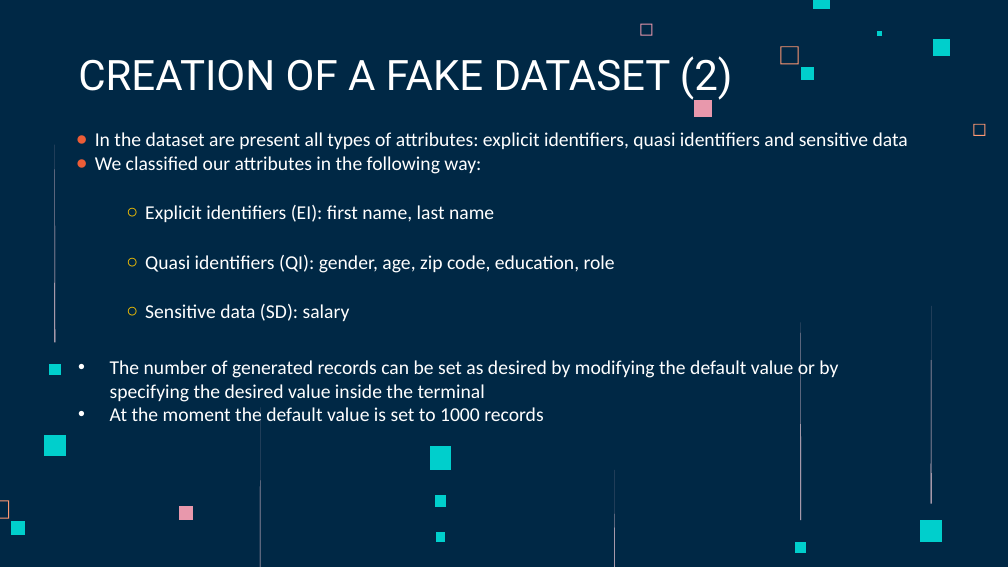
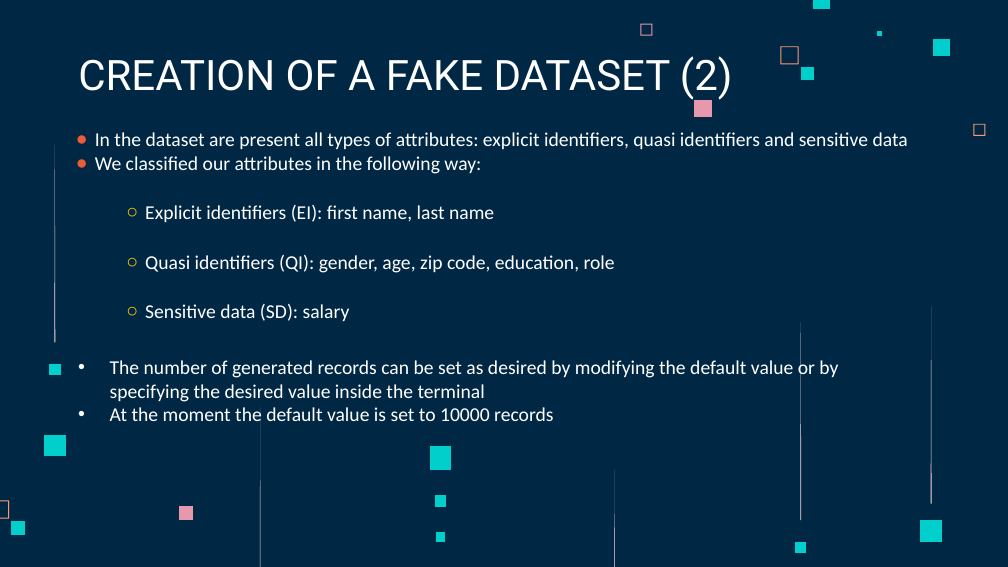
Before and after one commit to AaronKromer/progetto_data, a slide deck: slide 4 of l-diversity.pptx. Drawn at 1008x567 pixels with LibreOffice and Linux fonts; fonts in the diff are those of the drawing. Boxes give left, top, right and bottom in pixels: in the first picture for what was removed or moved away, otherwise in the second. Text is boxed around its words. In the diff, an @@ line names an element or a change of style, - is before the commit and + after.

Commit message:
Corrections for presentation and dataset_generator

```diff
--- a/l-diversity.pptx
+++ b/l-diversity.pptx
@@ text at box(110, 407, 553, 421): text changed @@
-• At the moment the default value is set to 1000 records
+• At the moment the default value is set to 10000 records
```
Also in this commit, not shown: 1 other slide changed, 1 other file.
